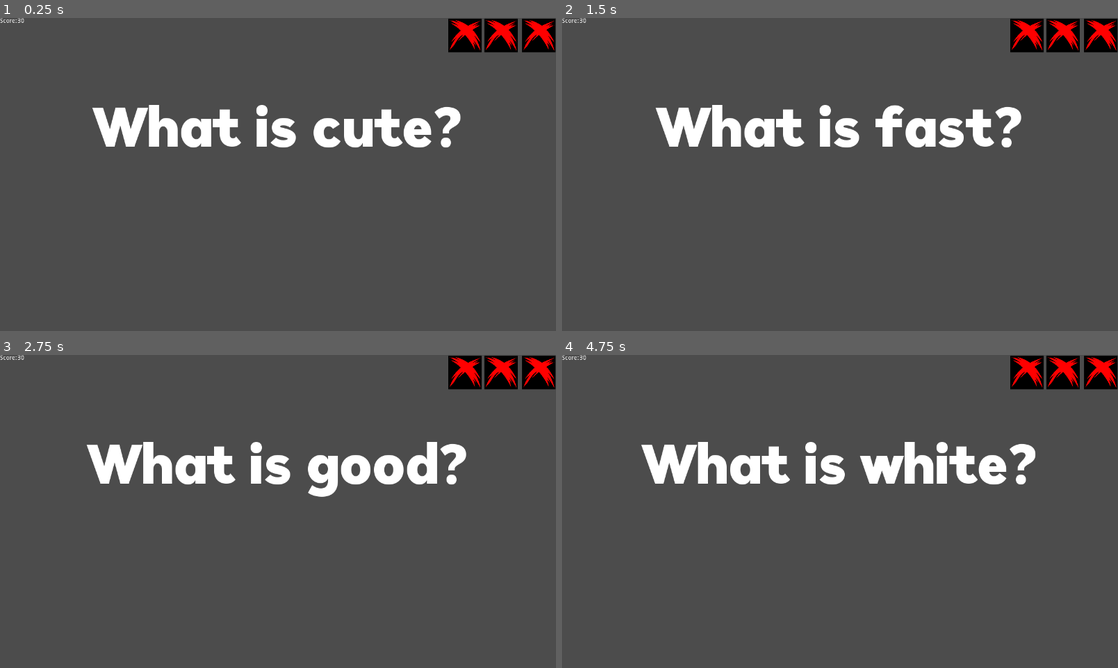
Above: before the commit, frames 1-4 (two rows, left to right).
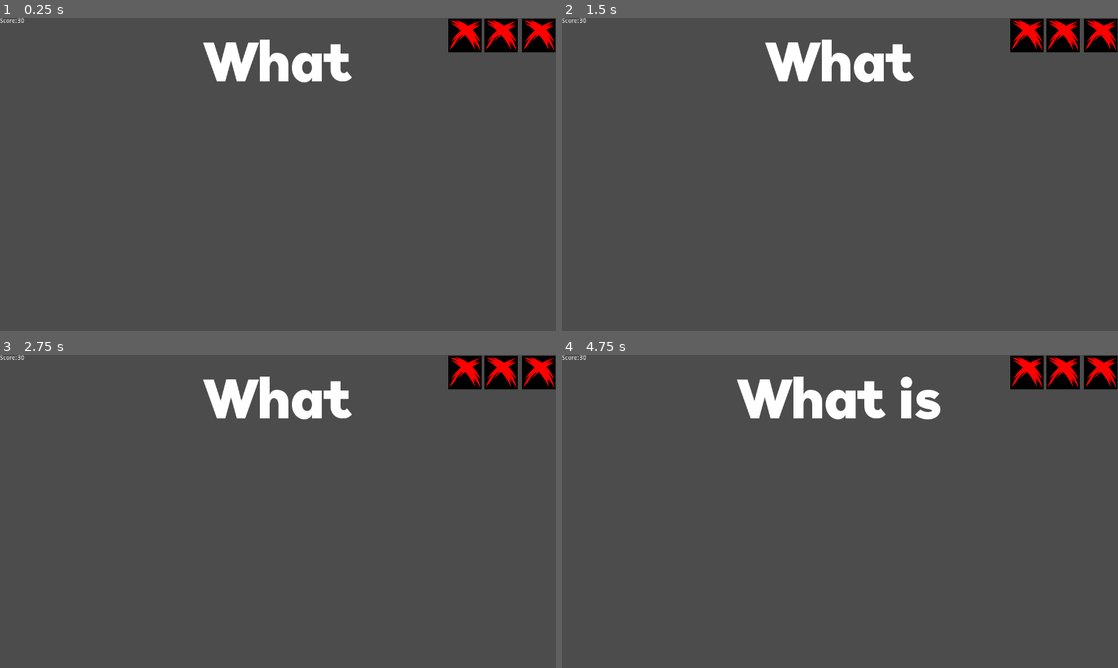
Above: after the commit, the same moments.

Repository: szymon112233/Filmufkapro
Game: Godot game, scene res://Main.tscn
The game is run twice, just before and just after one commit, with the same random seed, the same clock (stepped at 60 frames per second) and the same inputs. The engine's default icon, where the game draws it, is replaced by a stand-in: a white triangle on a blue panel in a dark square.
Inputs:
- Up to frame 1 (0.25 s): no input
- Up to frame 2 (1.5 s): tap Enter at 0.5 s; hold Right (right_option) 0.53-1.28 s; tap Space at 1.25 s; hold Left (left_option) from 1.28 s (still down)
- Up to frame 3 (2.75 s): release Left (left_option) at 2.03 s; hold Right (right_option) from 2.03 s (still down)
- Up to frame 4 (4.75 s): release Right (right_option) at 3.53 s; hold Left (left_option) from 3.53 s (still down); tap Enter at 4.25 s

The runs differ from the first frame. In frame 1, 6.0% of the frame differs, in the area x 16-83%, y 6-42%; in frame 2, 6.1%; in frame 3, 6.4%; in frame 4, 7.1%, in the area x 14-86%, y 6-42%.

Commit message:
Showing UI elements with beats - better and improved.

Diff:
--- a/Scripts/MainUIManager.gd
+++ b/Scripts/MainUIManager.gd
@@ -1,13 +1,15 @@
 extends Node
 class_name MainUIManager
 
-export(NodePath) var PathToQuestionLabel
+export(NodePath) var PathToQuestionLabel1
+export(NodePath) var PathToQuestionLabel2
 export(NodePath) var PathToOption1
 export(NodePath) var PathToOption2
 
+var currentQuestion
+
 func SetupNewQuestion(question: Question):
-	var questionLabel = get_node(PathToQuestionLabel) as Label
-	questionLabel.text = question.QuestionContent
+	currentQuestion = question
 
 	var option1Image = get_node(PathToOption1).get_node("ColorRect/TextureRect") as TextureRect
 	var option1Label = get_node(PathToOption1).get_node("ColorRect/Label") as Label
@@ -19,7 +21,8 @@
 	option2Image.texture = question.Choice2.Icon
 	option2Label.text = question.Choice2.Name
 
-	get_node(PathToQuestionLabel).hide()
+	get_node(PathToQuestionLabel1).hide()
+	get_node(PathToQuestionLabel2).hide()
 	get_node(PathToOption1).hide()
 	get_node(PathToOption2).hide()
 
@@ -29,7 +32,23 @@
 
 	match beatIndex:
 		0:
-			get_node(PathToQuestionLabel).show()
+			var words = currentQuestion.QuestionContent.split(" ")
+			var questionLabel1 = get_node(PathToQuestionLabel1) as Label
+			questionLabel1.text = words[0]
+			get_node(PathToQuestionLabel1).show()
+		1:
+			var words = currentQuestion.QuestionContent.split(" ")
+			var questionLabel1 = get_node(PathToQuestionLabel1) as Label
+			questionLabel1.text = words[0] + " " + words[1]
+		2:
+			var words = currentQuestion.QuestionContent.split(" ")
+			var questionLabel2 = get_node(PathToQuestionLabel2) as Label
+			questionLabel2.text = words[2].substr(0, words[2].length() - 1)
+			get_node(PathToQuestionLabel2).show()
+		3:
+			var words = currentQuestion.QuestionContent.split(" ")
+			var questionLabel2 = get_node(PathToQuestionLabel2) as Label
+			questionLabel2.text = words[2]
 		4:
 			get_node(PathToOption1).show()
 		5:
--- a/UI/Main UI.tscn
+++ b/UI/Main UI.tscn
@@ -13,7 +13,8 @@
 anchor_right = 1.0
 anchor_bottom = 1.0
 script = ExtResource( 3 )
-PathToQuestionLabel = NodePath("Question Text")
+PathToQuestionLabel1 = NodePath("Question Text 1")
+PathToQuestionLabel2 = NodePath("Question Text 2")
 PathToOption1 = NodePath("HBoxContainer/Option 1 UI")
 PathToOption2 = NodePath("HBoxContainer/Option 2 UI")
 
@@ -36,14 +37,24 @@
 margin_right = 1280.0
 margin_bottom = 344.0
 
-[node name="Question Text" type="Label" parent="."]
+[node name="Question Text 1" type="Label" parent="."]
 anchor_right = 1.0
-margin_bottom = 528.0
+margin_top = 50.0
+margin_bottom = 400.0
 custom_fonts/font = SubResource( 1 )
-text = "What is real?
- "
+text = "What is"
 align = 1
-valign = 1
+__meta__ = {
+"_editor_description_": ""
+}
+
+[node name="Question Text 2" type="Label" parent="."]
+anchor_right = 1.0
+margin_top = 200.0
+margin_bottom = 400.0
+custom_fonts/font = SubResource( 1 )
+text = "real?"
+align = 1
 __meta__ = {
 "_editor_description_": ""
 }
